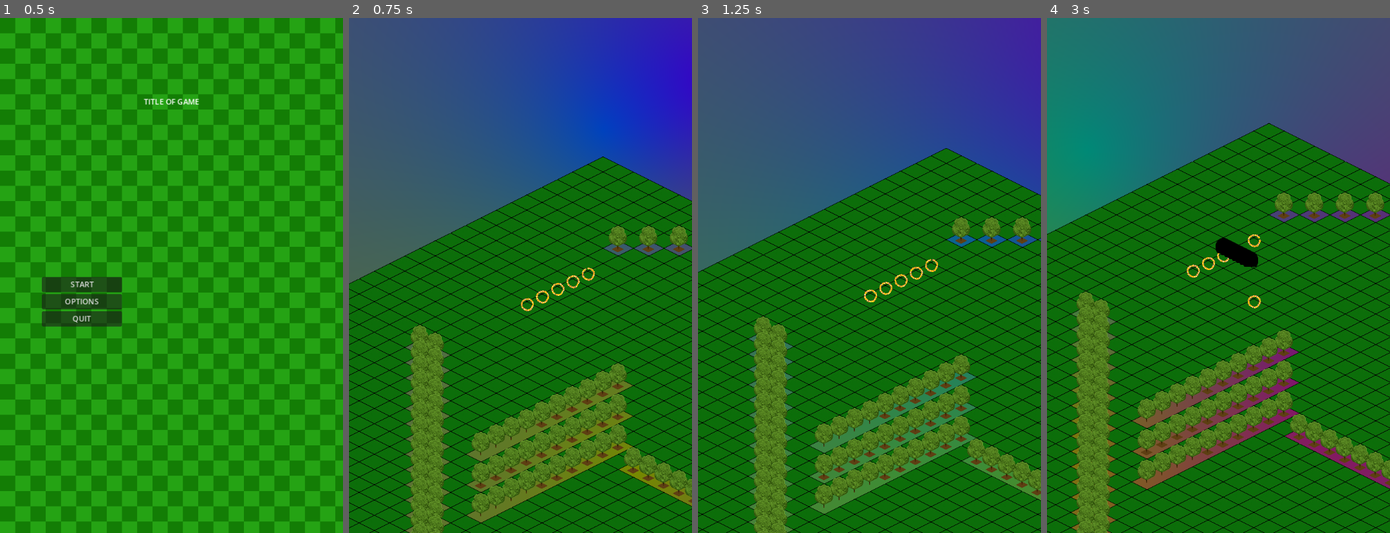
Above: before the commit, frames 1-4 (left to right).
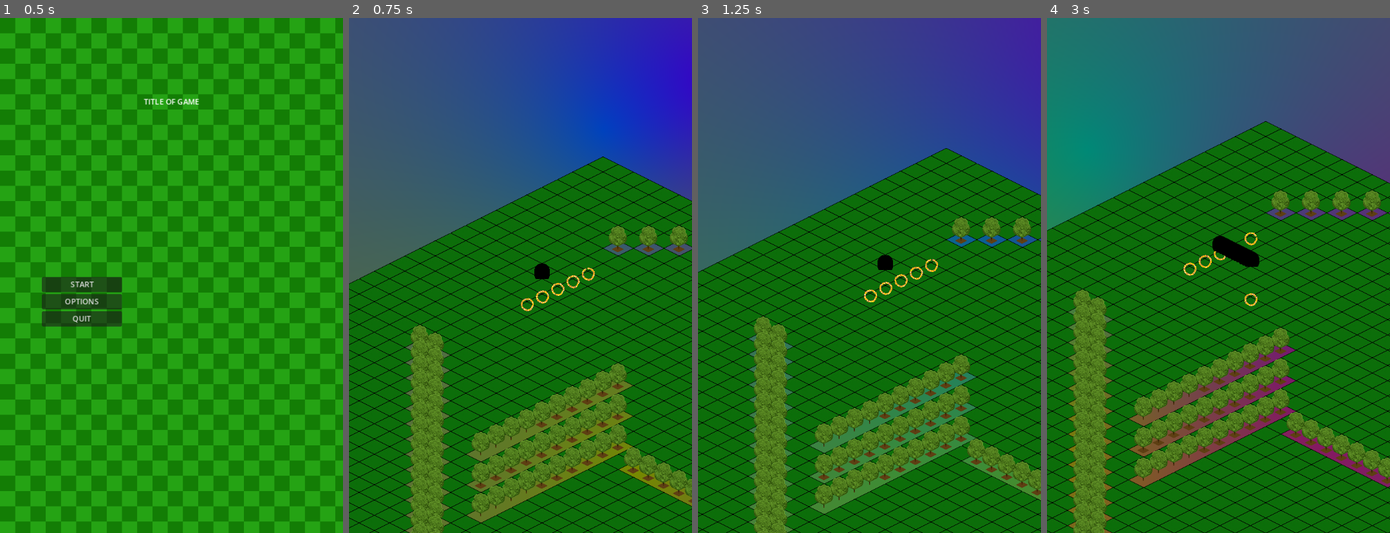
Above: after the commit, the same moments.

Repository: JanBat/GodotSandboxFun
Game: Godot game, scene res://scenes/Main.tscn
Two runs of this game, one before a commit and one after it. Both use one fixed random seed, a clock stepped at 60 frames per second and the inputs below.
Inputs:
- Up to frame 1 (0.5 s): no input
- Up to frame 2 (0.75 s): click "START" at 0.5 s
- Up to frame 3 (1.25 s): no input
- Up to frame 4 (3 s): hold Right (steer_right) 1.28-2.03 s; tap Up (steer_ahead) at 1.35, 2.1, 2.85 s; hold Down (steer_back) 2.03-2.78 s; hold Right (steer_right) from 2.78 s (still down)

Frame 1 is identical in both runs. In frame 2, 0.1% of the frame differs, in the area x 54-59%, y 47-51%; in frame 3, 0.1%; in frame 4, 19%, in the area x 0-100%, y 20-100%.

Commit message:
no more length 1 visual bug

Diff:
--- a/scripts/snake.gd
+++ b/scripts/snake.gd
@@ -58,6 +58,7 @@
 		last_segment.next_segment.connect_move_signal(last_segment.moved)
 		last_segment = last_segment.next_segment
 
+	add_segment()
 	# update_path()
 
 
@@ -196,7 +197,8 @@
 	var path: Path2D = $SubSegmentPath
 	var curve: Curve2D = path.get_curve()
 	curve.clear_points()
-	curve.add_point(grid_to_local(new_direction))
+	if snake_length > 1:
+		curve.add_point(grid_to_local(new_direction))
 	var curr = self
 	while curr:
 		curve.add_point(curr.position - self.position)
